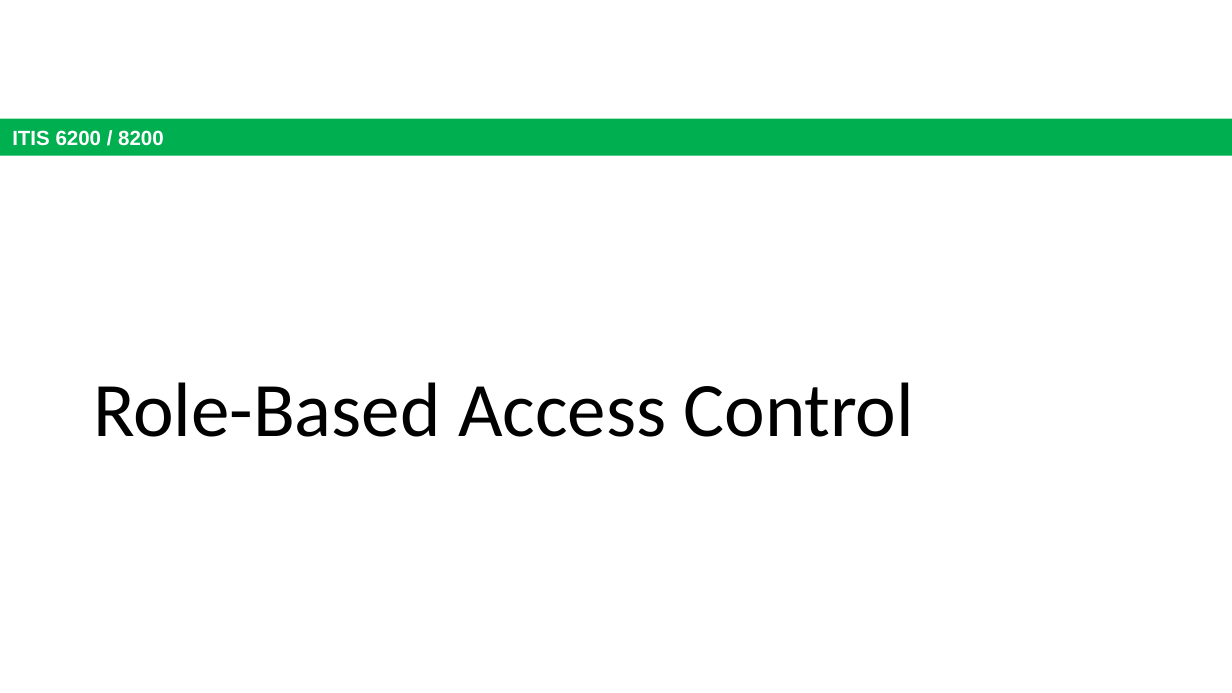
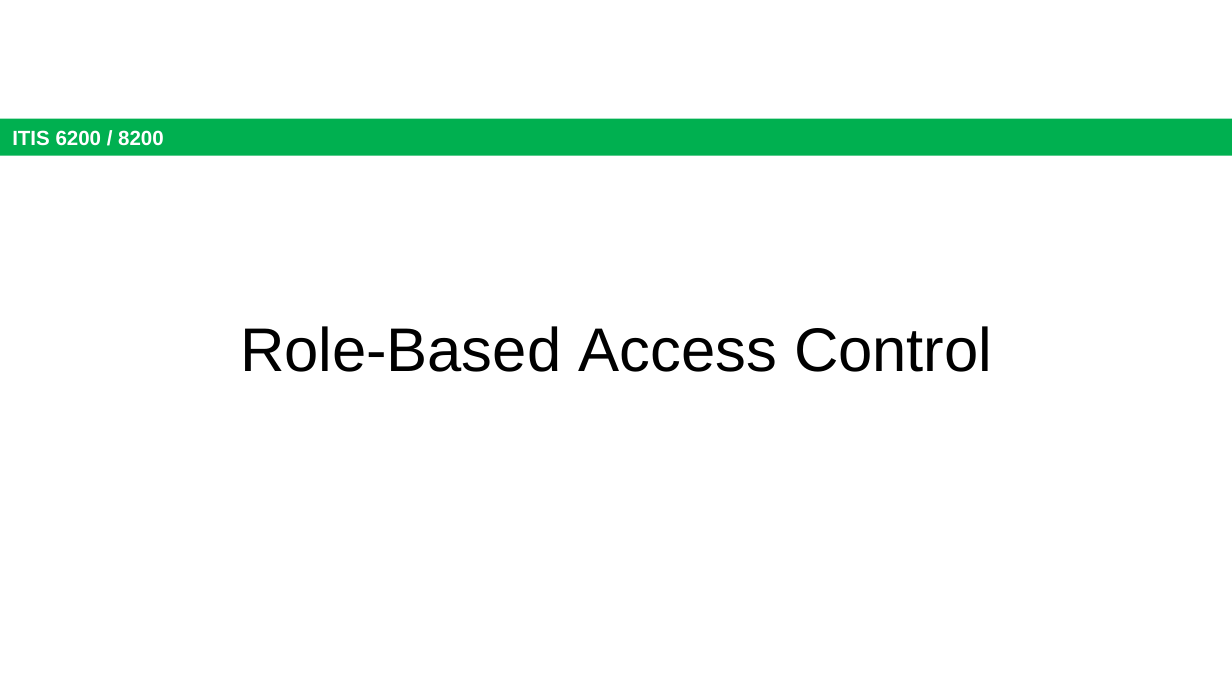
Before and after one commit to jx5c/github.io, a slide deck: slide 41 of teaching/ITIS6200/2023fa/lectures/lec09.pptx. Drawn at 1232x693 pixels with LibreOffice and Linux fonts; fonts in the diff are those of the drawing. Boxes give left, top, right and bottom in pixels: in the first picture for what was removed or moved away, otherwise in the second. Text is boxed around its words. In the diff, an @@ line names an element or a change of style, - is before the commit and + after.

```diff
--- a/teaching/ITIS6200/2023fa/lectures/lec09.pptx
+++ b/teaching/ITIS6200/2023fa/lectures/lec09.pptx
@@ title "Role-Based Access Control": place and size @@
-title "Role-Based Access Control" at (93,382,914,437)
+title "Role-Based Access Control" at (240,326,992,372)
@@ title "Role-Based Access Control" at (240,326,992,372): size 45 to 36 pt, font Calibri to Arial; alignment left to centre; indent changed; vertical alignment top to middle @@
```
Also in this commit, not shown: 29 other slides changed, 1 slide added, 1 slide removed.
